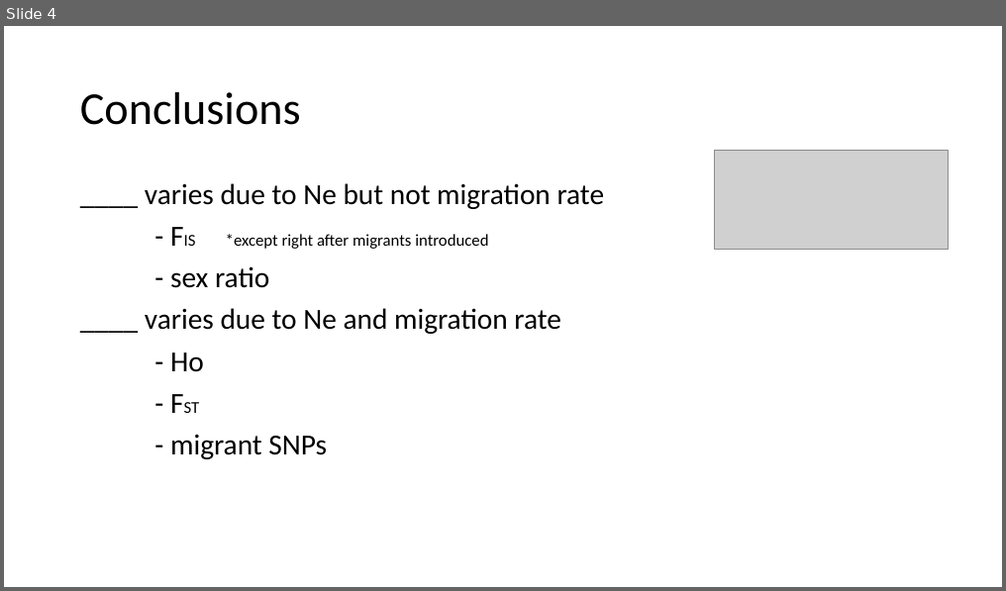
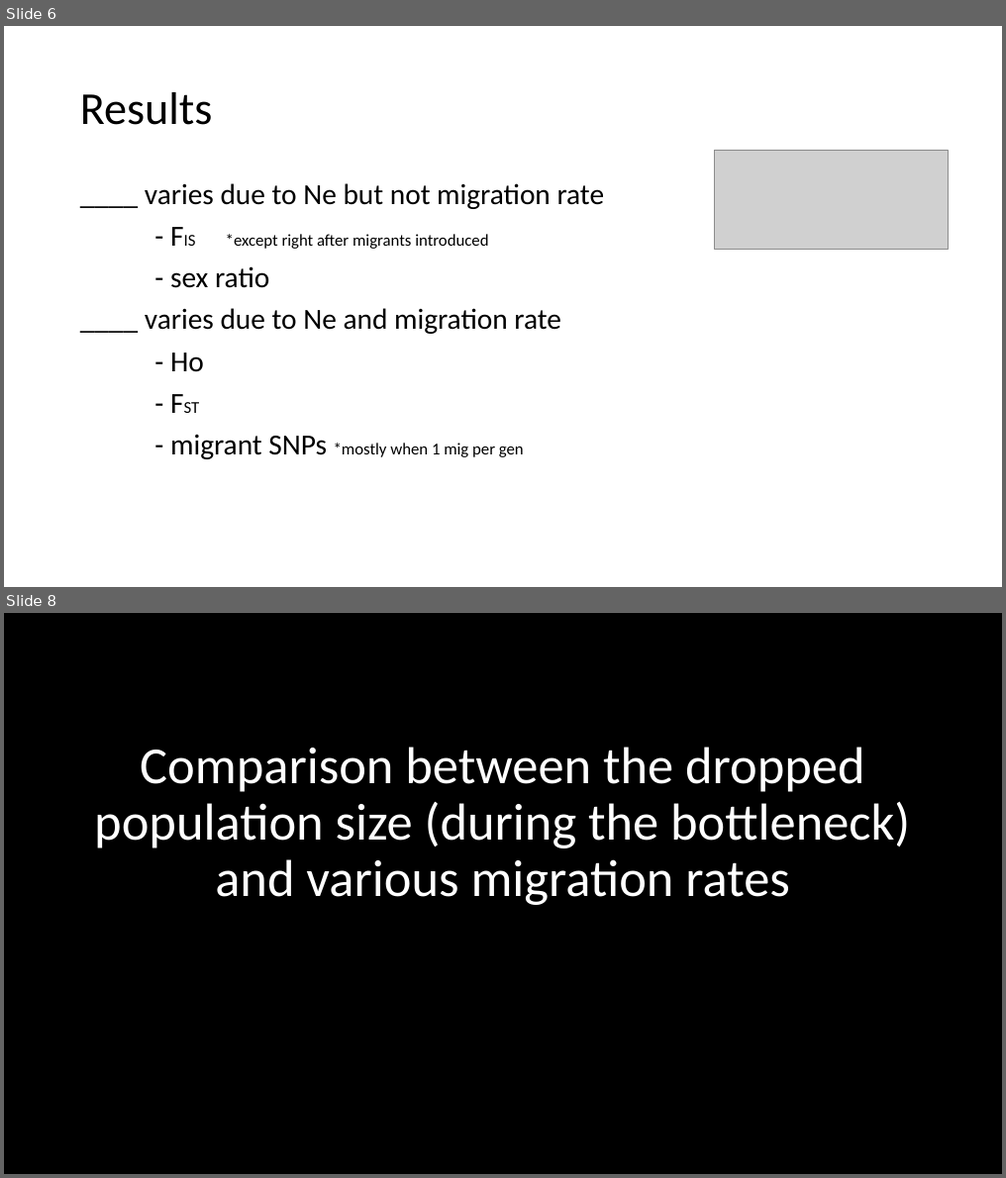
Before and after one commit to ginalamka/ComplexModel_ABM, a slide deck: Output_local/holding/figs/Figs_1.13.23.pptx. Shown one above the other, each under a label of ours: slide 4 before the commit, slides 6 and 8 after it; the slides between them are not shown. The pictures are 1006x591 and 1006x1178 pixels, drawn with LibreOffice and Linux fonts; fonts in the diff are those of the drawing; grey boxes stand for pictures. Boxes give left, top, right and bottom in pixels: in the first picture for what was removed or moved away, otherwise in the second. Text is boxed around its words. In the diff, an @@ line names an element or a change of style, - is before the commit and + after.

```diff
--- a/Output_local/holding/figs/Figs_1.13.23.pptx
+++ b/Output_local/holding/figs/Figs_1.13.23.pptx
@@ slide 8 added at [4, 613, 1002, 1174], background #000000 @@
@@ title added at [94, 747, 910, 905], 50 pt, text #FFFFFF @@
+Comparison between the dropped population size (during the bottleneck) and various migration rates
@@ what was slide 4 is now slide 6 @@
@@ slide 6 changed as well @@
@@ title at [80, 92, 213, 125]: text changed @@
-Conclusions
+Results
@@ text at [170, 435, 524, 460]: text changed; size 28 to 16 pt @@
-- migrant SNPs
+- migrant SNPs *mostly when 1 mig per gen
```
Also in this commit, not shown: 20 other slides added, 7 slides removed, 1 other file.
